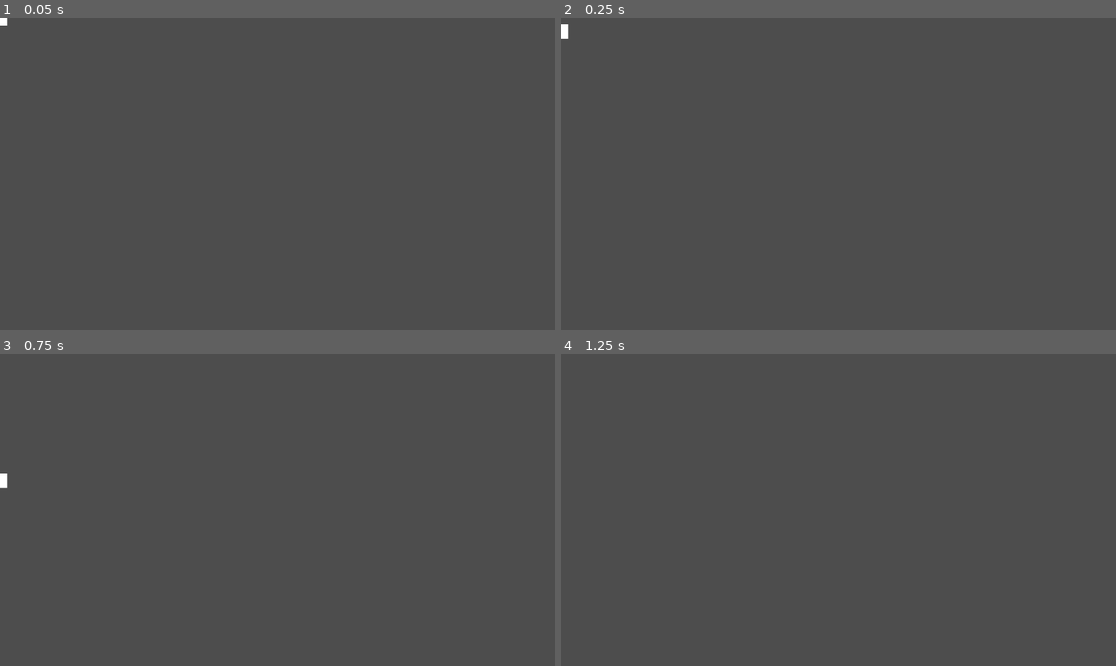
Above: before the commit, frames 1-4 (two rows, left to right).
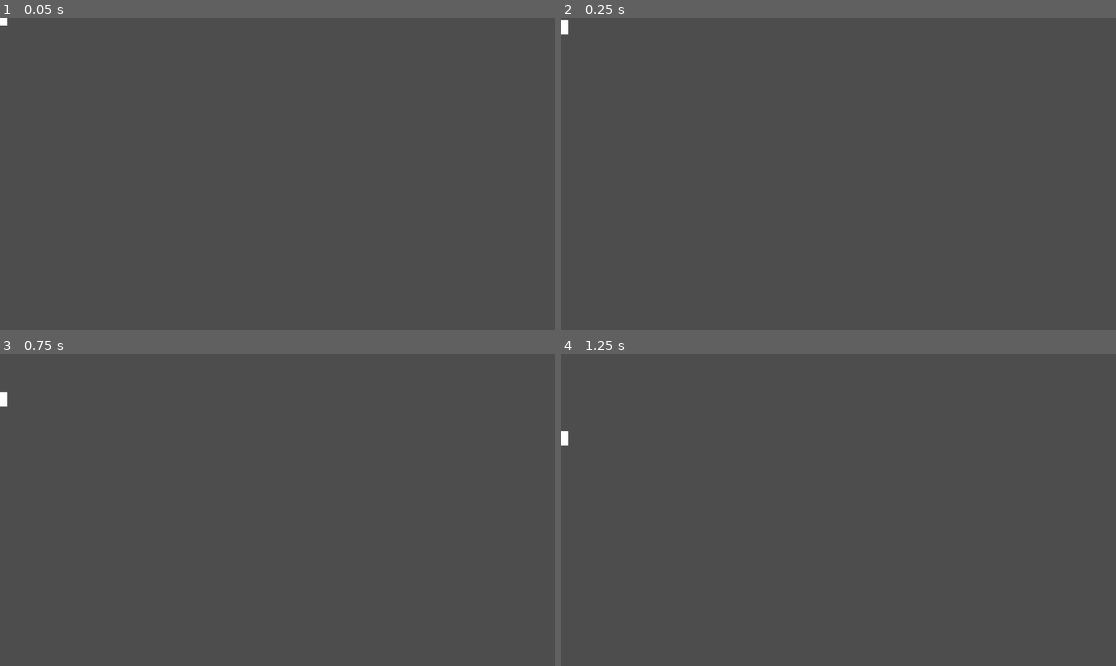
Above: after the commit, the same moments.

Repository: vmaye002-debug/shape-shifter
Game: Godot game, scene res://boss_pentagon.tscn
Same seed, same stepped clock (60 frames per second), same inputs: the game is played once before the commit and once after it. This scene is started directly instead of the project's main scene.
Inputs:
- Up to frame 1 (0.05 s): no input
- Up to frame 2 (0.25 s): no input
- Up to frame 3 (0.75 s): hold D (right) from 0.53 s (still down); hold Space (space) from 0.53 s (still down)
- Up to frame 4 (1.25 s): keep holding D (right); keep holding Space (space); tap 1 (square) at 0.8 s

Frame 1 is identical in both runs. In frame 2, less than 0.1% of the frame differs, in the area x 0-2%, y 0-7%; in frame 3, 0.1%, in the area x 0-2%, y 12-43%; in frame 4, less than 0.1%.
Error after the commit: Invalid access to property or key 'global_position' on a base object of type 'Nil'. (res://boss_pentagon.gd:68)

Commit message:
Boss working somewhat

Diff:
--- a/Player.tscn
+++ b/Player.tscn
@@ -27,7 +27,7 @@
 material = SubResource("StandardMaterial3D_kpjcp")
 size = Vector3(50, -50, 1)
 
-[node name="Player" type="RigidBody2D" node_paths=PackedStringArray("CCircle", "CTriangle", "CSquare")]
+[node name="Player" type="RigidBody2D" node_paths=PackedStringArray("CCircle", "CTriangle", "CSquare") groups=["Player"]]
 collision_layer = 3
 can_sleep = false
 contact_monitor = true
--- a/boss_pentagon.gd
+++ b/boss_pentagon.gd
@@ -1,15 +1,81 @@
 extends RigidBody2D
 
-@export var health:int = 5
-var triangles = preload("res://enemy_triangle.tscn")
-var squares = preload("res://enemy_square.tscn")
+enum { SPAWN, JUMP }
+var state = SPAWN
 
+@export var health: int = 5
+@export var phase_time: float = 6.0
+@export var spawn_rate: float = 1.0
 
+@export_category("Areas")
+@export var triangle_area: ReferenceRect
+@export var square_area: ReferenceRect
 
-func _integrate_forces(state: PhysicsDirectBodyState2D) -> void:
-
-	pass
+var tri_scene = preload("res://enemy_triangle.tscn")
+var sq_scene = preload("res://enemy_square.tscn")
+var spawn_timer: Timer
 
 func _ready() -> void:
-	var spawnTriangle: Node2D = triangles.instantiate()
-	pass
+	contact_monitor = true
+	max_contacts_reported = 1
+	body_entered.connect(_on_collision)
+
+	var phase = Timer.new()
+	phase.wait_time = phase_time
+	phase.autostart = true
+	phase.timeout.connect(_swap_states)
+	add_child(phase)
+
+	spawn_timer = Timer.new()
+	spawn_timer.wait_time = spawn_rate
+	spawn_timer.autostart = true
+	spawn_timer.timeout.connect(_spawn_enemies)
+	add_child(spawn_timer)
+
+func _integrate_forces(s: PhysicsDirectBodyState2D) -> void:
+	if state == SPAWN:
+		s.linear_velocity = s.linear_velocity.lerp(Vector2.ZERO, 0.1)
+		s.angular_velocity = lerp(s.angular_velocity, 0.0, 0.1)
+
+func _swap_states() -> void:
+	state = JUMP if state == SPAWN else SPAWN
+
+	if state == SPAWN:
+		spawn_timer.start()
+	else:
+		spawn_timer.stop()
+		apply_impulse(Vector2.UP * 800)
+
+func _on_collision(_body) -> void:
+	if state == JUMP:
+
+		if randf() < 0.25:
+			_roll_towards_player()
+		else:
+			var dir = Vector2(randf_range(-1, 1), -0.5).normalized()
+			apply_impulse(dir * 800)
+
+func _roll_towards_player() -> void:
+	var player = get_tree().get_first_node_in_group("Player")
+	if player:
+		var dir = (player.global_position - global_position).normalized()
+		# Push towards player + Add spin (Torque)
+		apply_impulse(Vector2(dir.x * 1000, -200))
+		apply_torque_impulse(20000 * sign(dir.x))
+
+func _spawn_enemies() -> void:
+	var sq = sq_scene.instantiate()
+	var s_pos = square_area.global_position
+	sq.global_position = s_pos + Vector2(randf() * square_area.size.x, randf() * square_area.size.y)
+	get_parent().add_child(sq)
+
+	var t_x = triangle_area.global_position.x + (randf() * triangle_area.size.x)
+	var start = Vector2(t_x, triangle_area.global_position.y)
+	var hit = get_world_2d().direct_space_state.intersect_ray(
+		PhysicsRayQueryParameters2D.create(start, start + Vector2(0, 2000), 1, [self])
+	)
+
+	if hit:
+		var tri = tri_scene.instantiate()
+		tri.global_position = hit.position - Vector2(0, 10)
+		get_parent().add_child(tri)
--- a/boss_pentagon.tscn
+++ b/boss_pentagon.tscn
@@ -1,11 +1,11 @@
-[gd_scene load_steps=3 format=3 uid="uid://clt4u50b83q5t"]
+[gd_scene load_steps=3 format=3 uid="uid://u68ncujljw17"]
 
 [ext_resource type="Script" uid="uid://2t2cthiu7owv" path="res://boss_pentagon.gd" id="1_gfht3"]
 
 [sub_resource type="QuadMesh" id="QuadMesh_hvvpq"]
 size = Vector2(30, 30)
 
-[node name="Node2D" type="RigidBody2D"]
+[node name="cant COUNT this boss" type="RigidBody2D"]
 script = ExtResource("1_gfht3")
 
 [node name="CollisionPolygon2D" type="CollisionPolygon2D" parent="."]
--- a/project.godot
+++ b/project.godot
@@ -18,6 +18,10 @@
 [display]
 
 window/stretch/aspect="expand"
+
+[global_group]
+
+Player=""
 
 [input]
 
